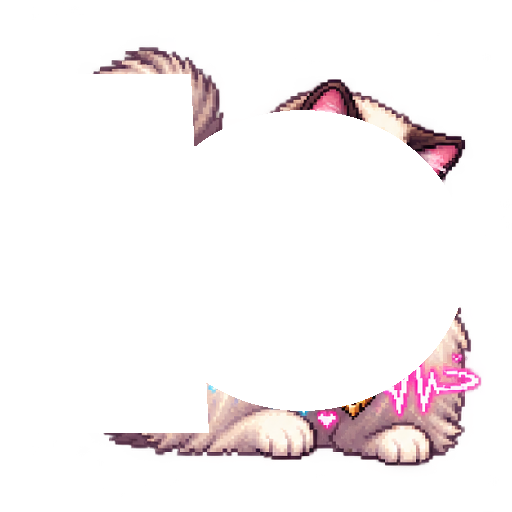
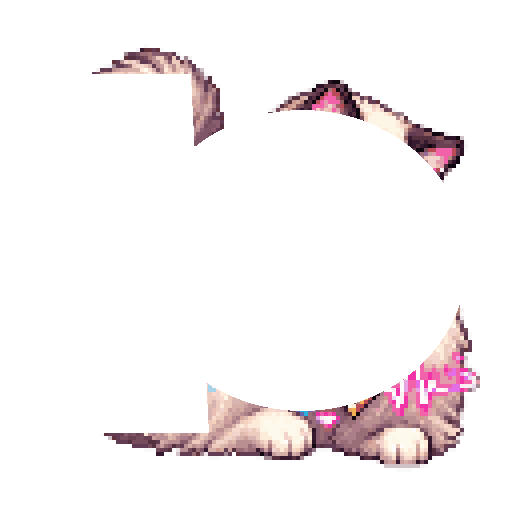
Comparing the layer stacks of the two (512, 512) images. Changes:
painted on "head" over [193, 110, 460, 411]
painted on "tail" over [191, 74, 209, 424]
